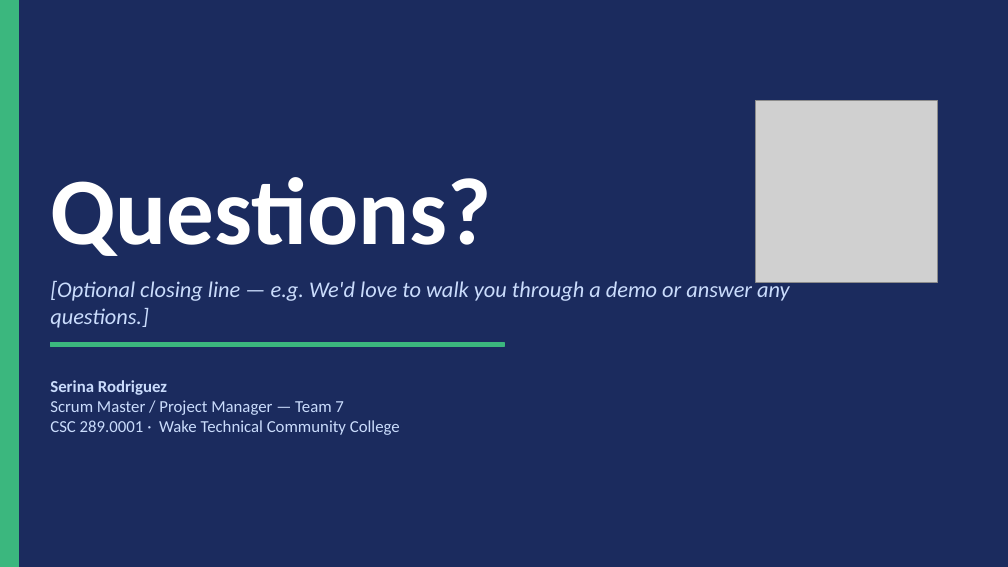
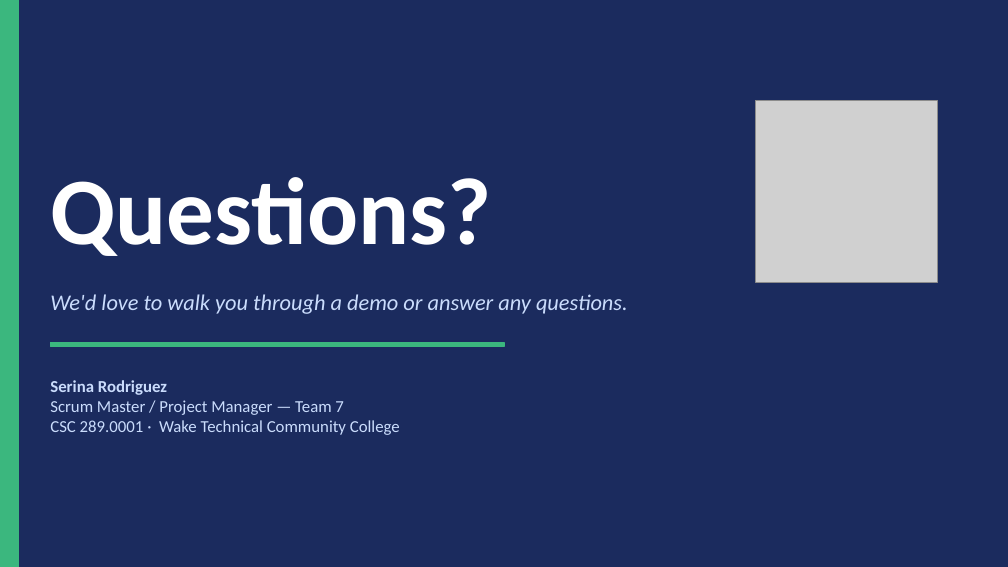
Before and after one commit to RachelMizer/ProjectOrderly, a slide deck: slide 13 of docs/Deliverables/Orderly_Slides.pptx. Drawn at 1008x567 pixels with LibreOffice and Linux fonts; fonts in the diff are those of the drawing; grey boxes stand for pictures. Boxes give left, top, right and bottom in pixels: in the first picture for what was removed or moved away, otherwise in the second. Text is boxed around its words. In the diff, an @@ line names an element or a change of style, - is before the commit and + after.

```diff
--- a/docs/Deliverables/Orderly_Slides.pptx
+++ b/docs/Deliverables/Orderly_Slides.pptx
@@ text at [50, 294, 628, 314]: text changed @@
-[Optional closing line — e.g. We'd love to walk you through a demo or answer any questions.]
+We'd love to walk you through a demo or answer any questions.
```
Also in this commit, not shown: 6 other slides changed, 6 slides added, 6 slides removed.
